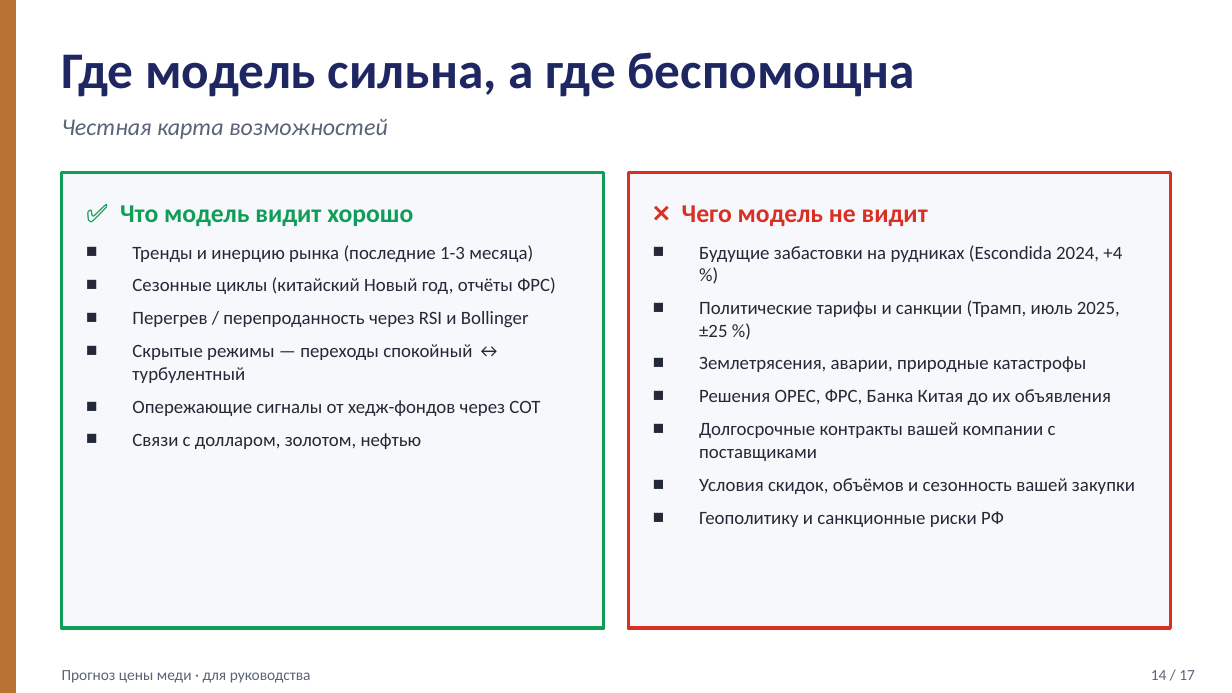
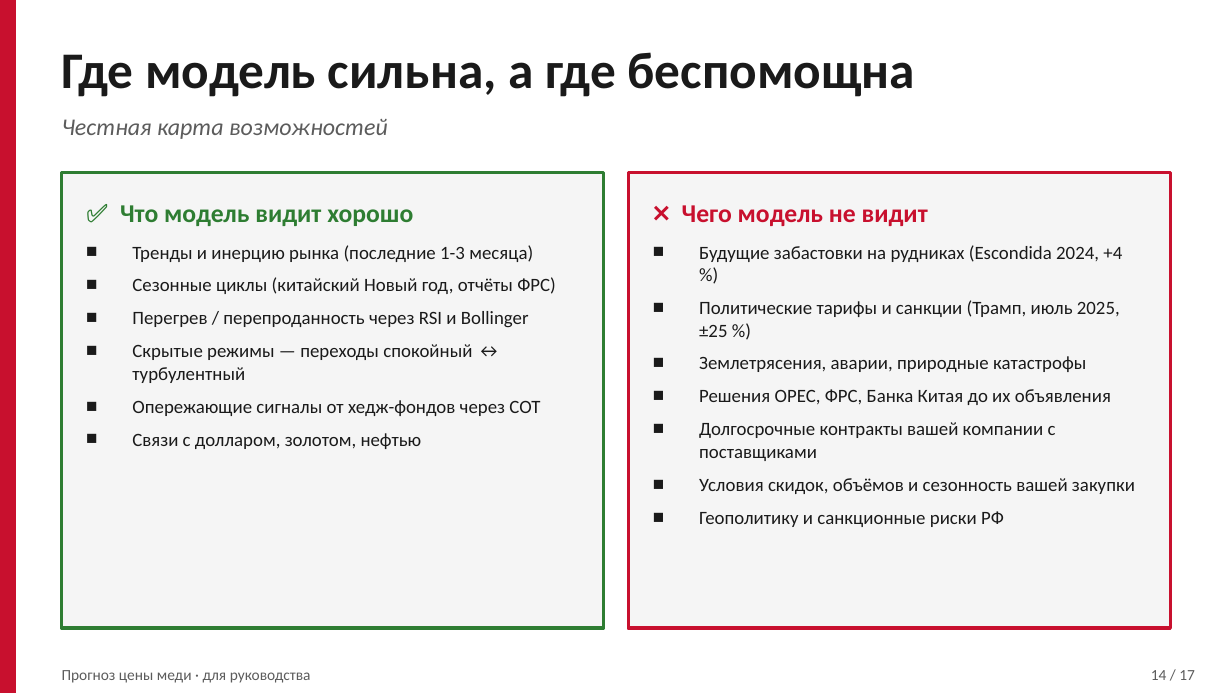
Before and after one commit to art6765/copper-forecast, a slide deck: slide 14 of presentation/Copper_Forecast_For_Director.pptx. Drawn at 1232x693 pixels with LibreOffice and Linux fonts; fonts in the diff are those of the drawing. Boxes give left, top, right and bottom in pixels: in the first picture for what was removed or moved away, otherwise in the second. Text is boxed around its words. In the diff, an @@ line names an element or a change of style, - is before the commit and + after.

```diff
--- a/presentation/Copper_Forecast_For_Director.pptx
+++ b/presentation/Copper_Forecast_For_Director.pptx
@@ rectangle at bbox=[0, 0, 15, 692]: fill #B87333 to #C8102E; outline #B87333 1 pt to #C8102E 1 pt @@
@@ text "Где модель сильна, а где ..." at bbox=[62, 52, 915, 97]: text colour #1E2761 to #1A1A1A @@
@@ rectangle at bbox=[62, 172, 604, 628]: fill #F7F8FB to #F5F5F5; outline #0F9D58 2 pt to #2E7D32 2 pt @@
@@ rectangle at bbox=[628, 172, 1170, 628]: fill #F7F8FB to #F5F5F5; outline #D93025 2 pt to #C8102E 2 pt @@
@@ text "✅ Что модель видит хорошо" at bbox=[120, 205, 413, 226]: text colour #0F9D58 to #2E7D32 @@
@@ text "❌ Чего модель не видит" at bbox=[682, 205, 928, 226]: text colour #D93025 to #C8102E @@
@@ text "Тренды и инерцию рынка (последние ..." at bbox=[132, 245, 556, 449]: text colour #242938 to #1A1A1A @@
@@ text "Будущие забастовки на рудниках (Escondida ..." at bbox=[699, 245, 1135, 527]: text colour #242938 to #1A1A1A @@
@@ text colour #5A6378 to #5C5C5C in 3 elements at bbox=[62, 119, 388, 139], bbox=[62, 670, 311, 683], bbox=[1151, 670, 1195, 680] @@
```
Also in this commit, not shown: 16 other slides changed, 1 other file.
